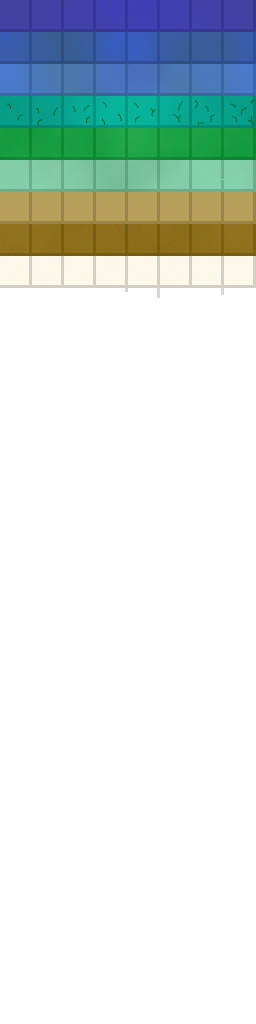
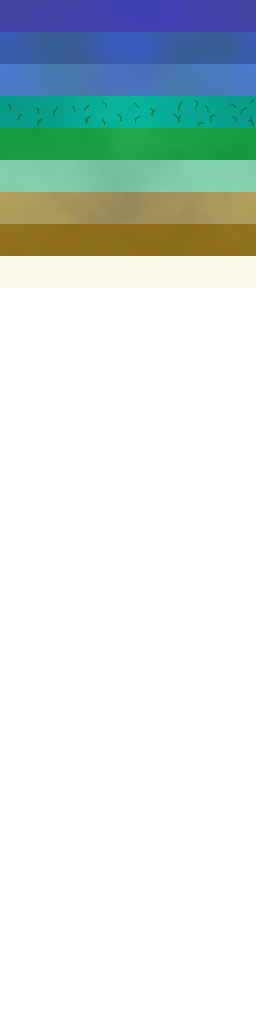
Comparing the layer stacks of the two 256 x 1024 images. Changes:
added layer "Hills Blend" (darken, 36%) above "Layer 2" over [0, 192, 256, 224]
hid "Layer 2" over [0, 0, 256, 298]
